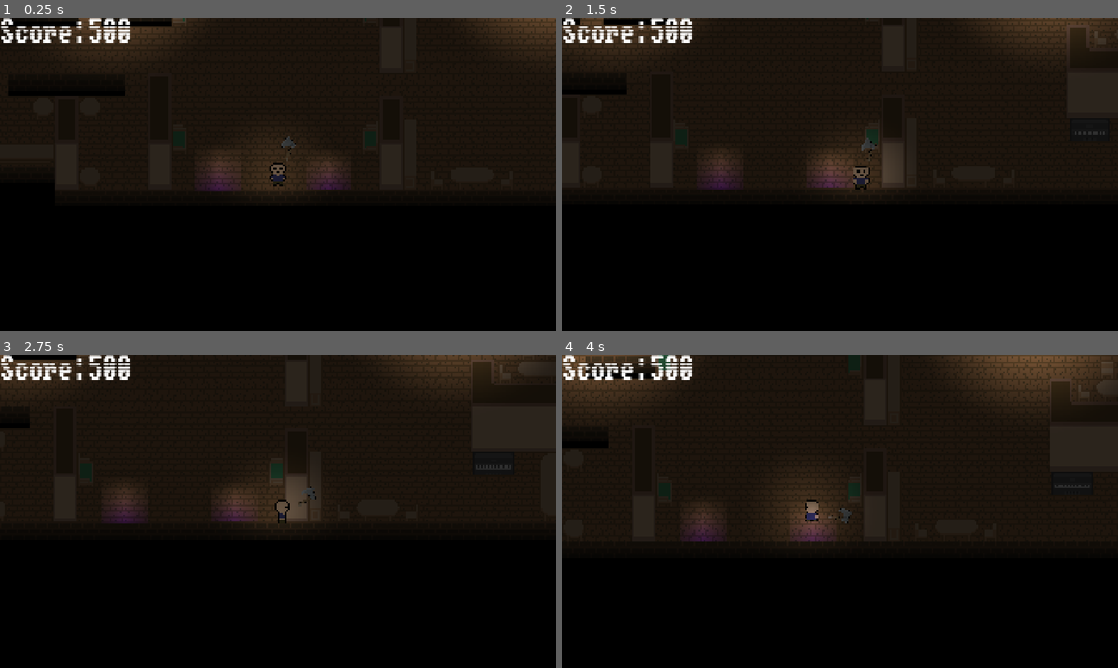
Above: before the commit, frames 1-4 (two rows, left to right).
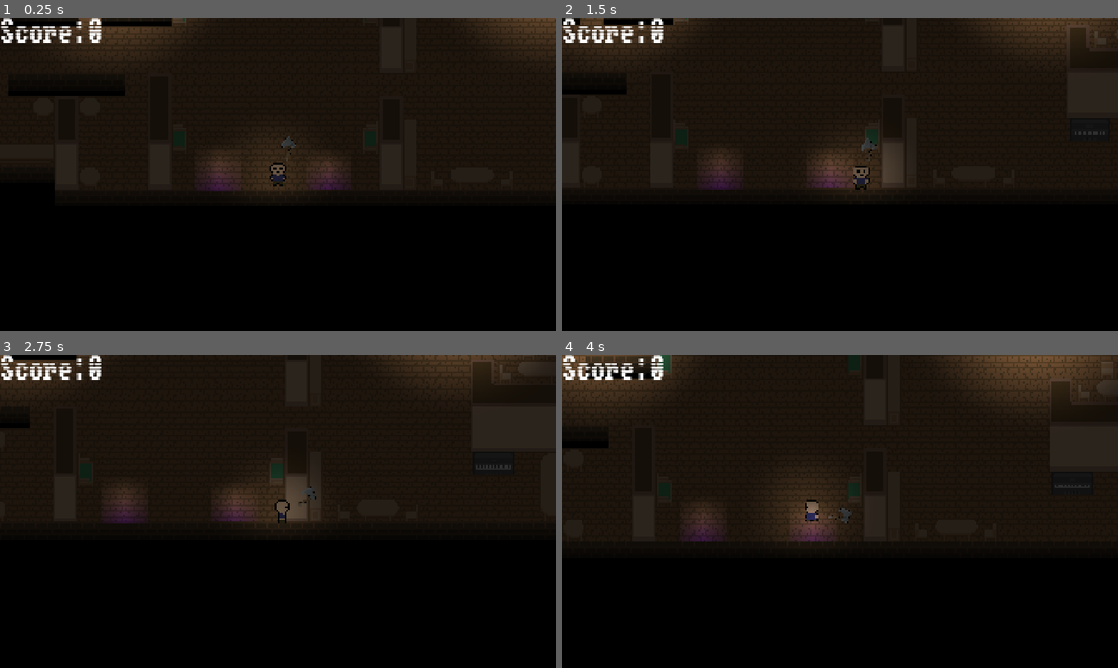
Above: after the commit, the same moments.

Repository: c-bejar/Night-of-the-Black-Spirits
Game: Godot game, scene res://Areas/House/house.tscn
Same seed, same stepped clock (60 frames per second), same inputs: the game is played once before the commit and once after it.
Inputs (mouse positions are in pixels of both pictures, inside the frame that each line leads up to):
- Up to frame 1 (0.25 s): no input
- Up to frame 2 (1.5 s): tap Enter at 0.5 s; move the mouse to (962, 158) at 0.52 s; hold D (move_right) 0.53-1.28 s; click (962, 158) at 0.6 s; move the mouse to (728, 190) at 1.27 s; hold S (move_down) from 1.28 s (still down); click (728, 190) at 1.35 s
- Up to frame 3 (2.75 s): move the mouse to (333, 442) at 2.02 s; release S (move_down) at 2.03 s; hold D (move_right) from 2.03 s (still down); click (333, 442) at 2.1 s
- Up to frame 4 (4 s): move the mouse to (812, 574) at 2.77 s; release D (move_right) at 2.78 s; hold W (move_up) 2.78-3.53 s; click (812, 574) at 2.85 s; move the mouse to (1006, 558) at 3.52 s; hold A (move_left) from 3.53 s (still down); click (1006, 558) at 3.6 s

The runs differ from the first frame. In frame 1, 0.3% of the frame differs, in the area x 15-24%, y 0-8%; in frame 2, 0.3%; in frame 3, 0.3%; in frame 4, 0.3%.

Commit message:
change: attached script

Diff:
--- a/Globals/ui.tscn
+++ b/Globals/ui.tscn
@@ -1,7 +1,8 @@
-[gd_scene load_steps=6 format=3 uid="uid://of2qqr8hlr2t"]
+[gd_scene load_steps=7 format=3 uid="uid://of2qqr8hlr2t"]
 
 [ext_resource type="FontFile" uid="uid://dyqvbju0fm2sm" path="res://Fonts/Workbench-Regular-VariableFont_BLED,SCAN.ttf" id="1_1sxe1"]
 [ext_resource type="AudioStream" uid="uid://dqurm7xsc18tw" path="res://Sounds/Ambience.wav" id="1_qiwnj"]
+[ext_resource type="Script" uid="uid://c77a6fjygpaj5" path="res://Globals/ui.gd" id="1_vat5q"]
 [ext_resource type="AudioStream" uid="uid://cadxp4qwcgd5f" path="res://Sounds/menu.wav" id="2_pougl"]
 [ext_resource type="AudioStream" uid="uid://cmh6wk4vkgv4a" path="res://Sounds/end.wav" id="3_3nl8e"]
 
@@ -10,6 +11,7 @@
 font_size = 100
 
 [node name="UI" type="CanvasLayer"]
+script = ExtResource("1_vat5q")
 
 [node name="ScoreContainer" type="Control" parent="."]
 layout_mode = 3
